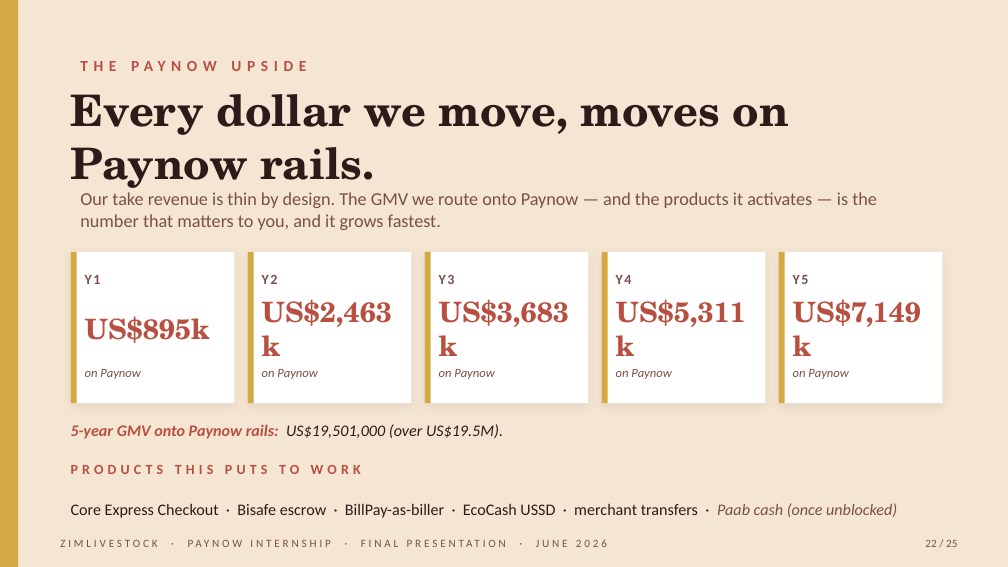
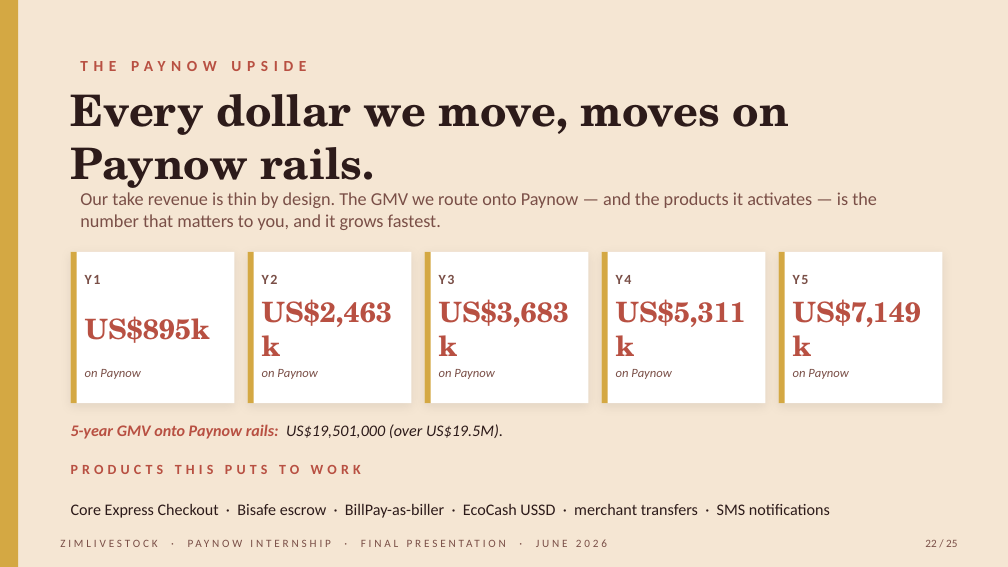
Before and after one commit to muudzo/livestockl, a slide deck: slide 22 of deliverables/internship-return/zimlivestock-final-presentation.pptx. Drawn at 1008x567 pixels with LibreOffice and Linux fonts; fonts in the diff are those of the drawing. Boxes give left, top, right and bottom in pixels: in the first picture for what was removed or moved away, otherwise in the second. Text is boxed around its words. In the diff, an @@ line names an element or a change of style, - is before the commit and + after.

```diff
--- a/deliverables/internship-return/zimlivestock-final-presentation.pptx
+++ b/deliverables/internship-return/zimlivestock-final-presentation.pptx
@@ text at <box>71,504,830,518</box>: text changed @@
-Core Express Checkout · Bisafe escrow · BillPay-as-biller · EcoCash USSD · merchant transfers · Paab cash (once unblocked)
+Core Express Checkout · Bisafe escrow · BillPay-as-biller · EcoCash USSD · merchant transfers · SMS notifications
```
Also in this commit, not shown: 2 other slides changed, 1 slide added, 1 slide removed, 1 other file.
